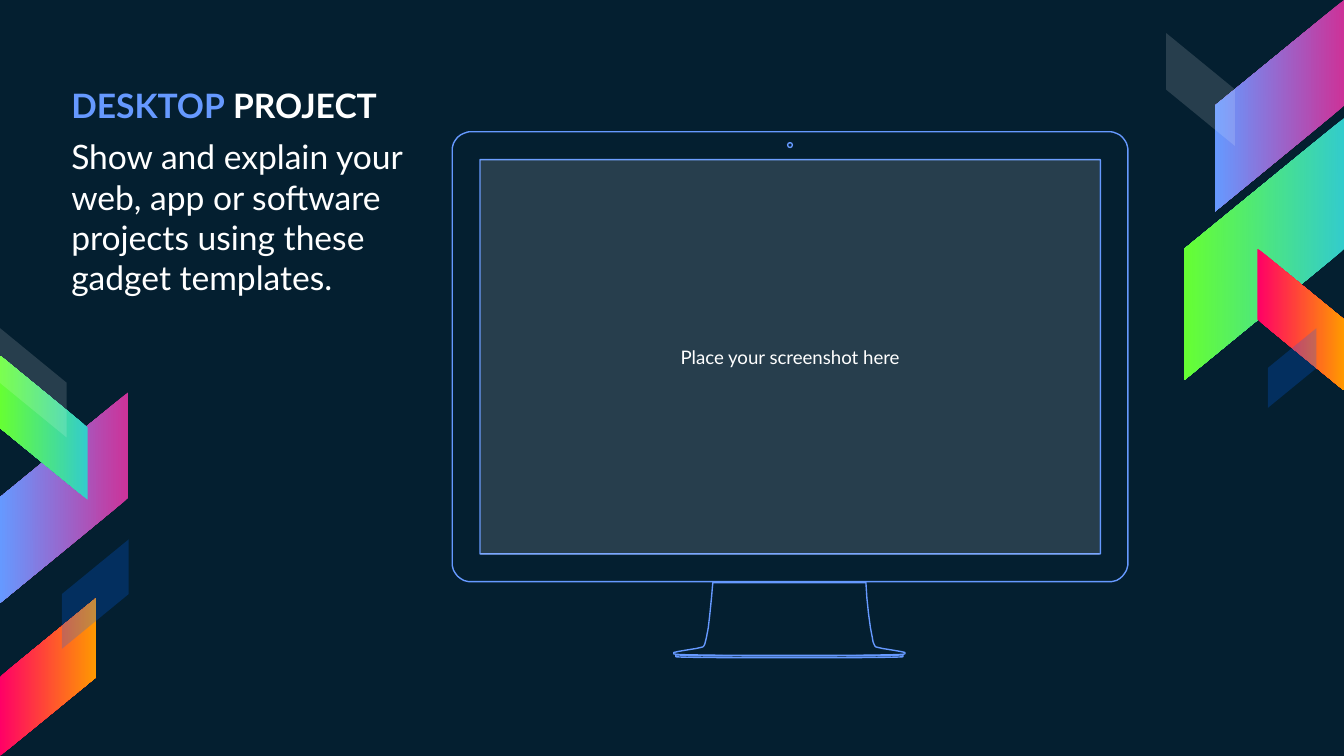
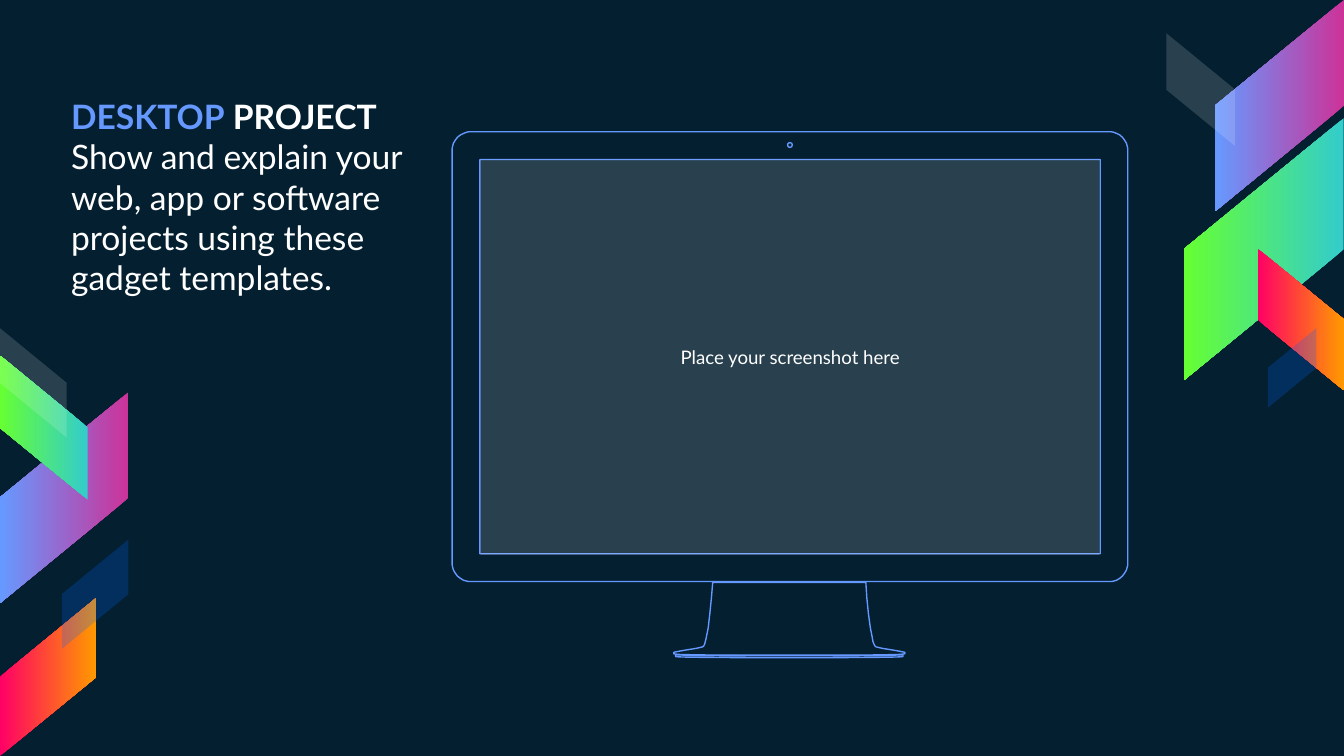
Before and after one commit to AlexJakovljevic/Gibbs-Sampling, a slide deck: slide 21 of gibbs.pptx (slide 23 before the commit). Drawn at 1344x756 pixels with LibreOffice and Linux fonts; fonts in the diff are those of the drawing. Boxes give left, top, right and bottom in pixels: in the first picture for what was removed or moved away, otherwise in the second. Text is boxed around its words. In the diff, an @@ line names an element or a change of style, - is before the commit and + after.

```diff
--- a/gibbs.pptx
+++ b/gibbs.pptx
@@ text "DESKTOP PROJECT" at [71, 104, 403, 296]: less space between paragraphs @@
@@ freeform shape at [452, 132, 1128, 657]: outline #6699FF 0.75 pt to #6699FF 0.74 pt; outline redrawn @@
@@ rectangle "Place your screenshot here" at [481, 160, 1101, 555]: fill #FFFFFF at 14% opacity to #FFFFFF at 15% opacity @@
```
Also in this commit, not shown: 23 other slides changed, 2 slides added, 4 slides removed.
